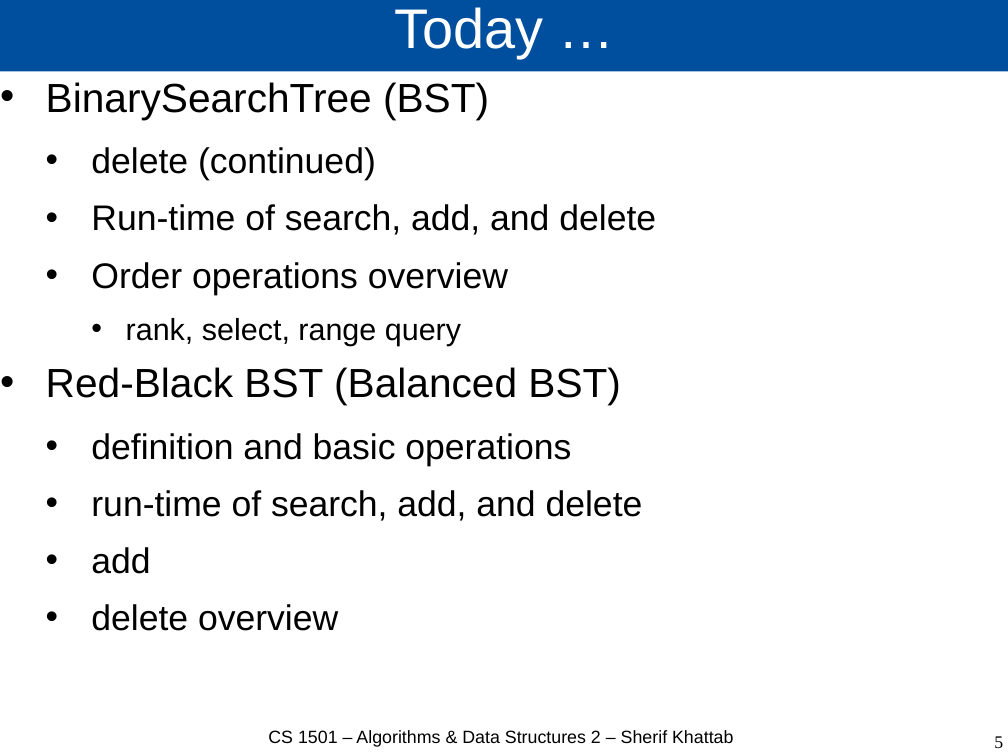
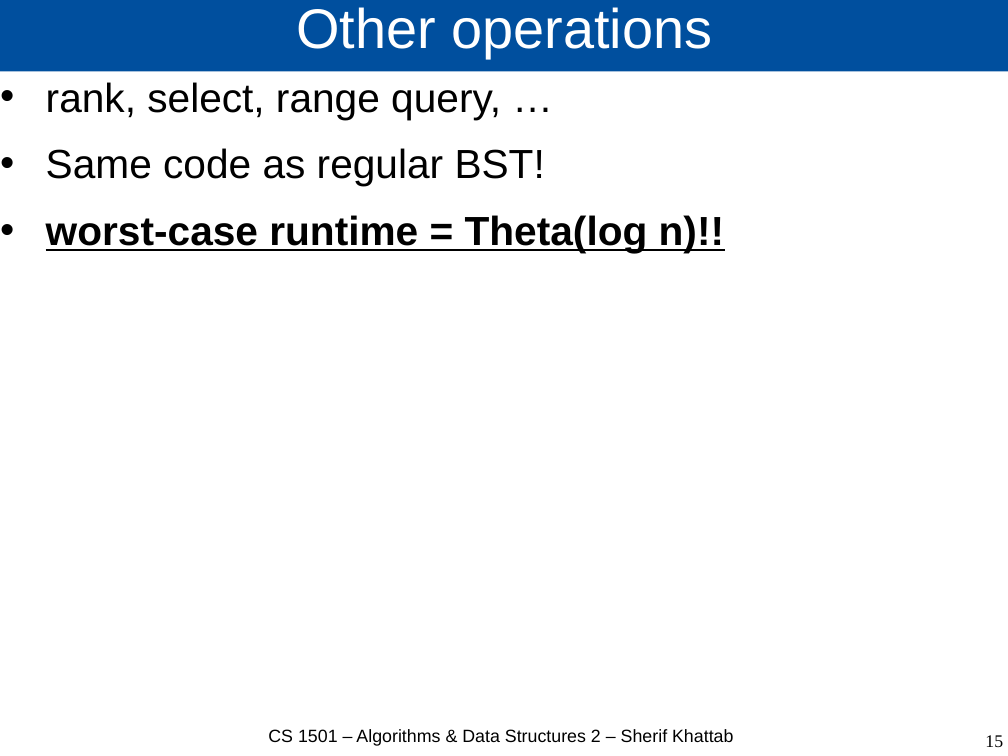
Before and after one commit to cs1501-2224/handouts, a slide deck: slide 15 of DraftSlides/Lecture7.pptx (slide 5 before the commit). Drawn at 1008x756 pixels with LibreOffice and Linux fonts; fonts in the diff are those of the drawing. Boxes give left, top, right and bottom in pixels: in the first picture for what was removed or moved away, otherwise in the second. Text is boxed around its words. In the diff, an @@ line names an element or a change of style, - is before the commit and + after.

Commit message:
Lecture 8

```diff
--- a/DraftSlides/Lecture7.pptx
+++ b/DraftSlides/Lecture7.pptx
@@ title at (x1=296, y1=7, x2=713, y2=58): text changed @@
-Today …
+Other operations
@@ text at (x1=46, y1=82, x2=724, y2=253): text changed; size 28 to 32 pt @@
-• BinarySearchTree (BST)
-  • delete (continued)
-  • Run-time of search, add, and delete
-  • Order operations overview
-    • rank, select, range query
-• Red-Black BST (Balanced BST)
-  • definition and basic operations
-  • run-time of search, add, and delete
-  • add
-  • delete overview
+• rank, select, range query, …
+• Same code as regular BST!
+• worst-case runtime = Theta(log n)!!
@@ page number at (x1=985, y1=735, x2=1003, y2=747): text changed @@
-5
+15
```
Also in this commit, not shown: 8 other slides changed, 6 slides added, 1 slide removed, 8 other files.
